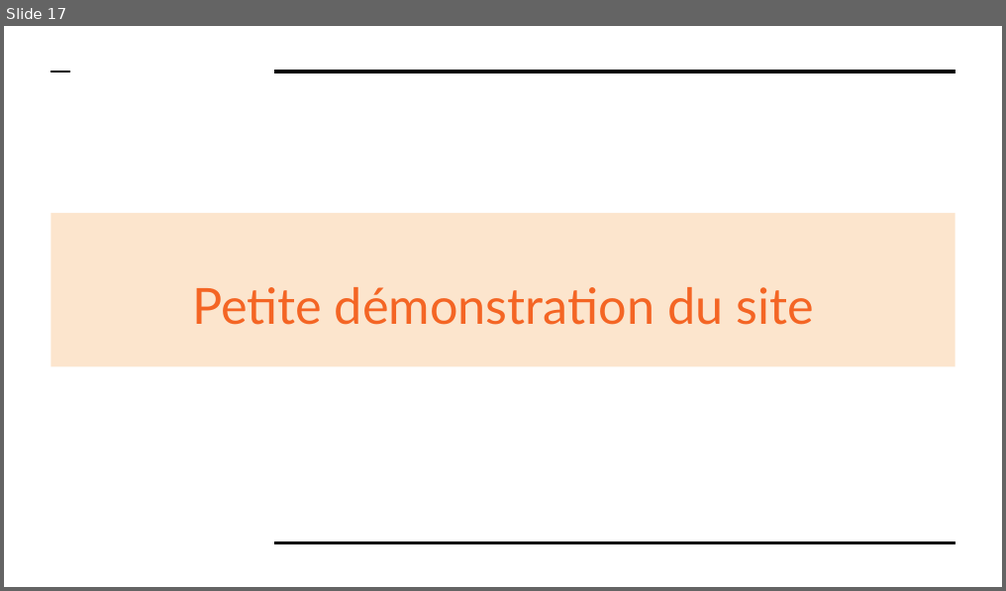
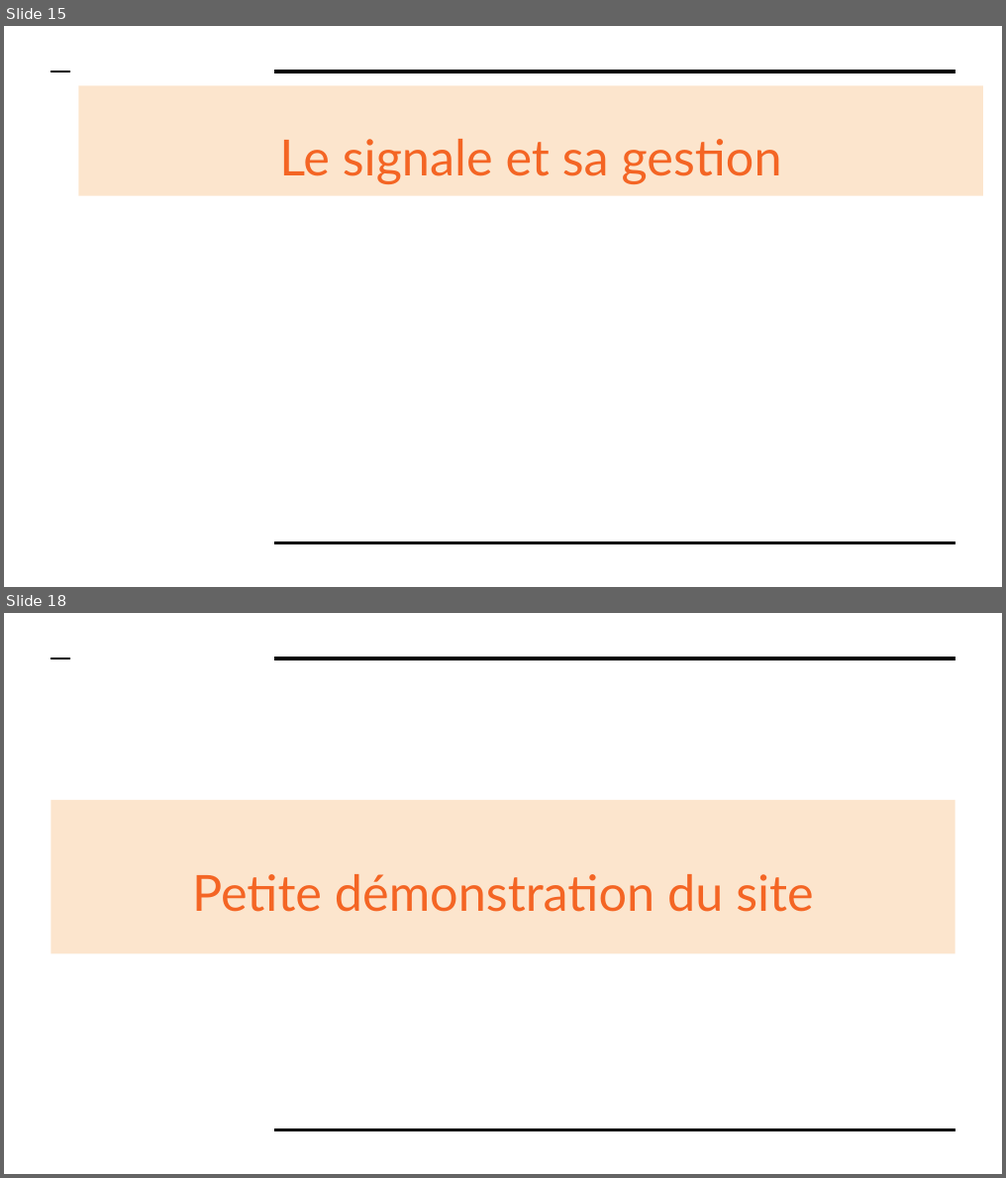
Before and after one commit to massinissa44/Projet-04-blog-pour-un-crivain-, a slide deck: P4_04_Presentation.pptx. Shown one above the other, each under a label of ours: slide 17 before the commit, slides 15 and 18 after it; the slides between them are not shown. The pictures are 1006x591 and 1006x1178 pixels, drawn with LibreOffice and Linux fonts; fonts in the diff are those of the drawing. Boxes give left, top, right and bottom in pixels: in the first picture for what was removed or moved away, otherwise in the second. Text is boxed around its words. In the diff, an @@ line names an element or a change of style, - is before the commit and + after.

```diff
--- a/P4_04_Presentation.pptx
+++ b/P4_04_Presentation.pptx
@@ slide 15 added at (4,26,1002,587), background #FFFFFF; not listed: 3 template elements that a slide beside it also shows @@
@@ title added at (79,85,983,195), fill #FCE5CD, 36 pt, text #F46524 @@
+Le signale et sa gestion
@@ what was slide 17 is now slide 18 @@
```
Also in this commit, not shown: 3 slides changed, 12 other slides added, 15 slides removed, 15 other files.
